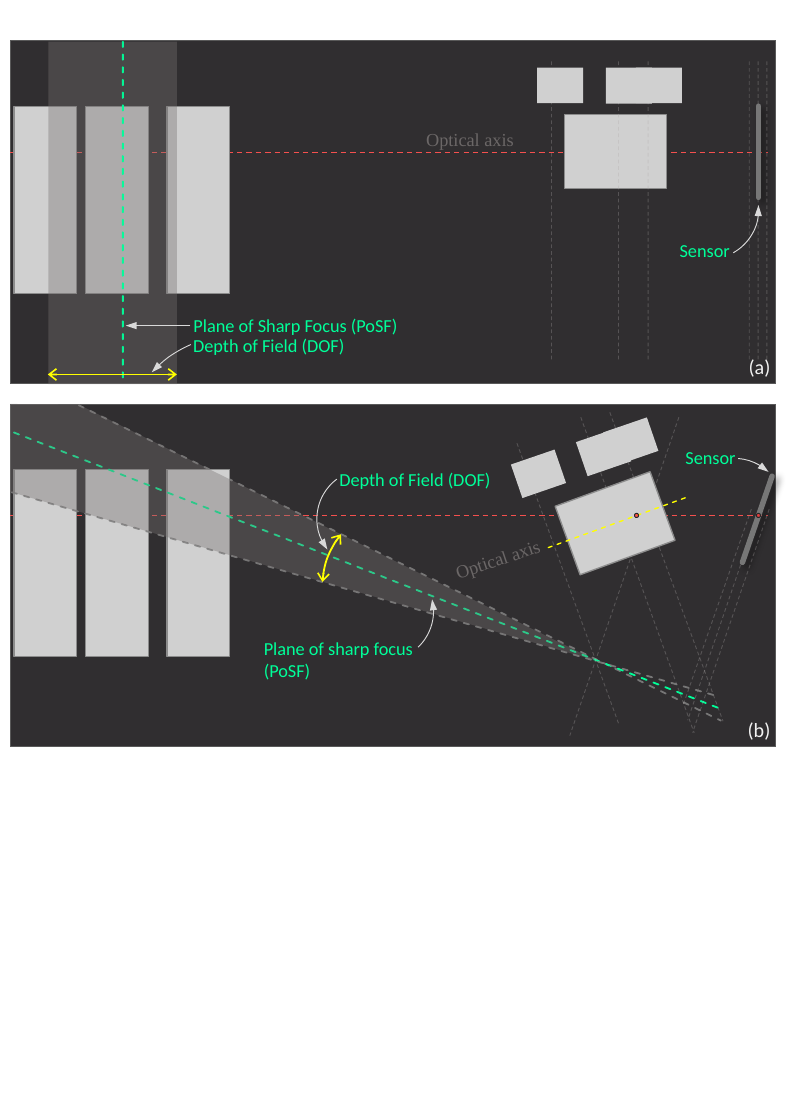
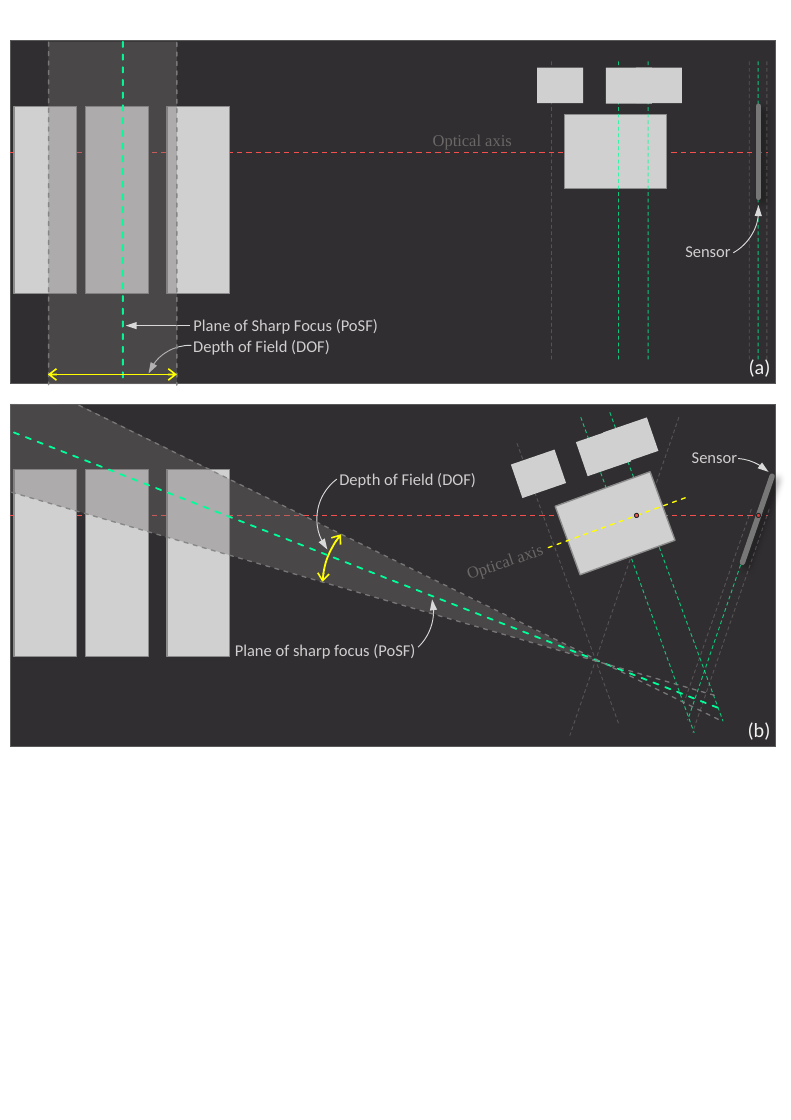
Before and after one commit to indranilsinharoy/phd-artifacts, a slide deck: slide 1 of chapters/figures_chapters_1_2/Chapter01/figures_PPT.pptx. Drawn at 791x1120 pixels with LibreOffice and Linux fonts; fonts in the diff are those of the drawing; grey boxes stand for pictures. Boxes give left, top, right and bottom in pixels: in the first picture for what was removed or moved away, otherwise in the second. Text is boxed around its words. In the diff, an @@ line names an element or a change of style, - is before the commit and + after.

```diff
--- a/chapters/figures_chapters_1_2/Chapter01/figures_PPT.pptx
+++ b/chapters/figures_chapters_1_2/Chapter01/figures_PPT.pptx
@@ line added from (49, 42) to (49, 385), #808080 0.75 pt dashed @@
@@ line added from (177, 42) to (177, 385), #808080 0.75 pt dashed @@
@@ line (618, 62) - (618, 360): stroke #AFABAB 0.5 pt dashed to #00FF99 0.5 pt dashed @@
@@ line (649, 62) - (649, 360): stroke #AFABAB 0.5 pt dashed to #00FF99 0.5 pt dashed @@
@@ line (758, 62) - (758, 360): stroke #AFABAB 0.5 pt dashed to #00FF99 0.5 pt dashed @@
@@ text "Optical axis" at (x1=433, y1=135, x2=512, y2=149): size 10 to 9 pt @@
@@ arc (boxed as its full ellipse) resized from (x1=123, y1=336, x2=347, y2=563) to (x1=145, y1=345, x2=235, y2=436) @@
@@ arc (boxed as its full ellipse) at (x1=145, y1=345, x2=235, y2=436): proportions changed @@
@@ line (79, 406) - (721, 721): stroke #808080 1 pt dashed to #808080 0.75 pt dashed @@
@@ line (581, 418) - (695, 733): stroke #AFABAB 0.5 pt dashed to #00FF99 0.5 pt dashed @@
@@ line (610, 413) - (724, 721): stroke #AFABAB 0.5 pt dashed to #00FF99 0.5 pt dashed @@
@@ text "Sensor" moved from (x1=685, y1=452, x2=735, y2=464) to (x1=692, y1=452, x2=737, y2=463) @@
@@ line (12, 493) - (720, 697): stroke #808080 1 pt dashed to #808080 0.75 pt dashed @@
@@ line (759, 509) - (688, 721): stroke #AFABAB 0.5 pt dashed to #00FF99 0.5 pt dashed @@
@@ text "Optical axis" at (x1=450, y1=523, x2=578, y2=594): size 10 to 9 pt @@
@@ text "Optical axis" moved from (x1=514, y1=543, x2=542, y2=560) to (x1=450, y1=523, x2=578, y2=594) @@
@@ size 10 to 9 pt, text colour #00FF99 to #D0CECE in 6 elements at (x1=193, y1=319, x2=378, y2=334), (x1=193, y1=340, x2=330, y2=355), (x1=339, y1=473, x2=476, y2=488), (x1=685, y1=246, x2=730, y2=257), (x1=692, y1=452, x2=737, y2=463), (x1=235, y1=644, x2=415, y2=659) @@
@@ text "Plane of sharp focus (PoSF)" moved from (x1=264, y1=642, x2=413, y2=680) to (x1=235, y1=644, x2=415, y2=659) @@
```
Also in this commit, not shown: 2 other files.
